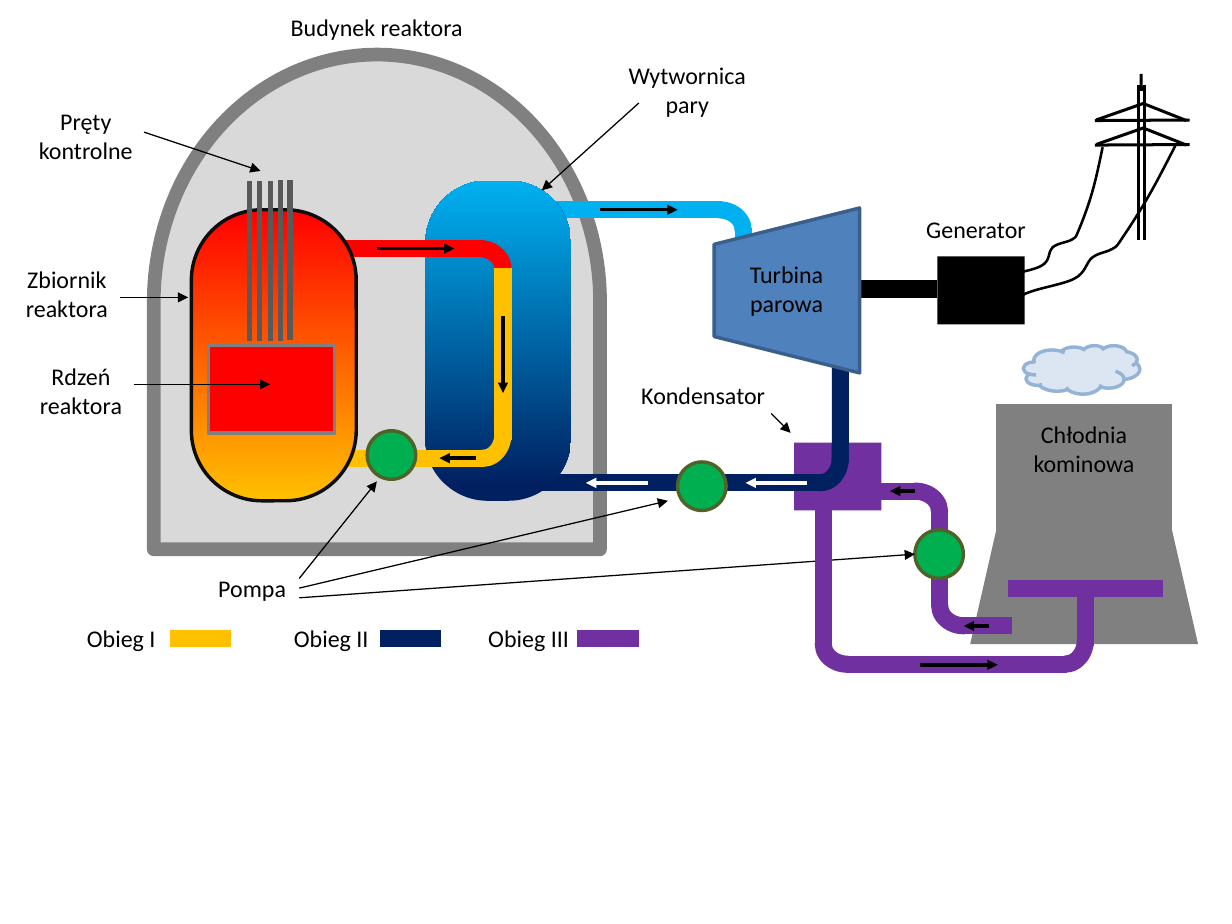
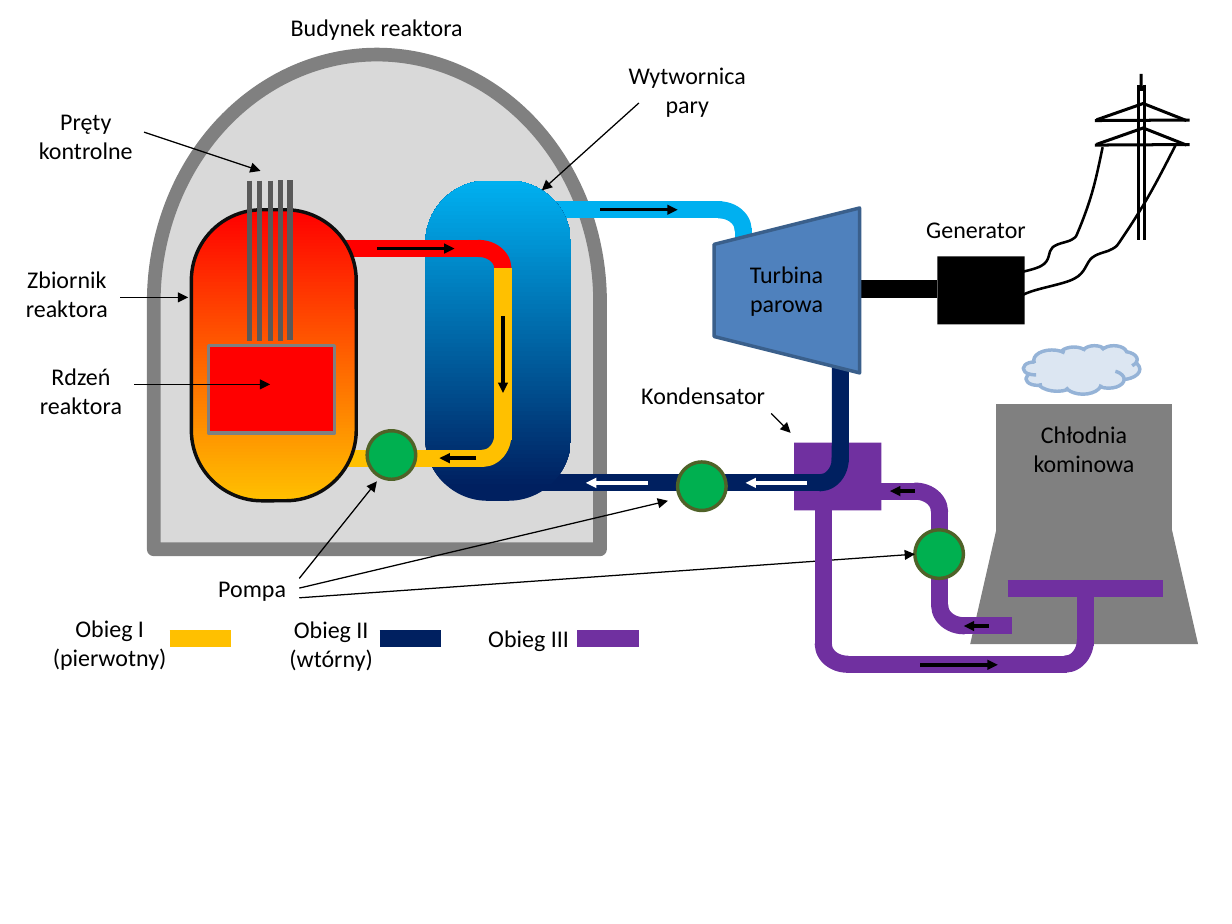
Before and after one commit to Igor-KEJ/PGE-GEN234, a slide deck: slide 1 of 00_IMG_IK.pptx. Drawn at 1232x924 pixels with LibreOffice and Linux fonts; fonts in the diff are those of the drawing. Boxes give left, top, right and bottom in pixels: in the first picture for what was removed or moved away, otherwise in the second. Text is boxed around its words. In the diff, an @@ line names an element or a change of style, - is before the commit and + after.

```diff
--- a/00_IMG_IK.pptx
+++ b/00_IMG_IK.pptx
@@ text "Obieg I": place and size @@
-text "Obieg I" at (87, 630, 155, 651)
+text "Obieg I" at (53, 620, 167, 670)
@@ text "Obieg II": place and size @@
-text "Obieg II" at (294, 630, 368, 651)
+text "Obieg II" at (289, 621, 373, 671)
@@ text at (53, 648, 167, 670): paragraph added @@
+(pierwotny)
@@ text at (289, 649, 373, 671): paragraph added @@
+(wtórny)
```
Also in this commit, not shown: 1 other slide changed, 7 slides added, 15 other files.
